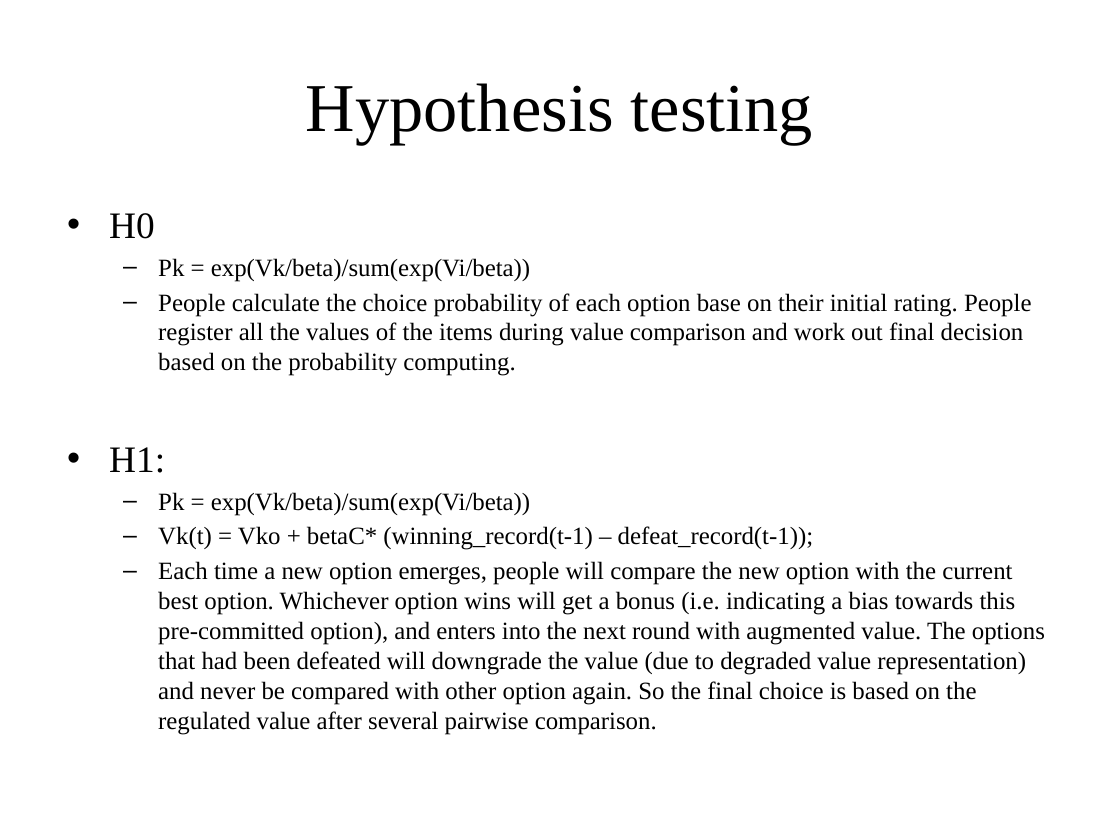
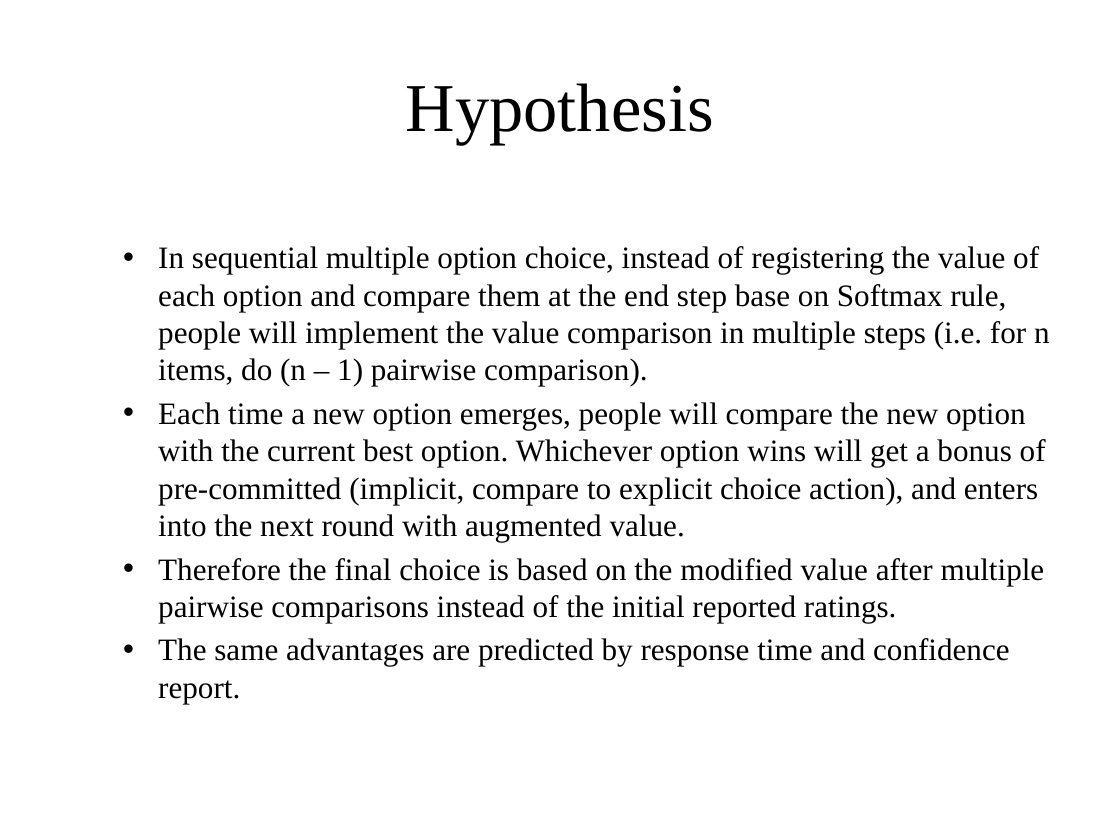
Before and after one commit to imemoof/-sdm, a slide deck: slide 4 of Lab_meeting1110.pptx (slide 5 before the commit). Drawn at 1120x840 pixels with LibreOffice and Linux fonts; fonts in the diff are those of the drawing. Boxes give left, top, right and bottom in pixels: in the first picture for what was removed or moved away, otherwise in the second. Text is boxed around its words. In the diff, an @@ line names an element or a change of style, - is before the commit and + after.

```diff
--- a/Lab_meeting1110.pptx
+++ b/Lab_meeting1110.pptx
@@ title at [406,83,714,144]: text changed @@
-Hypothesis testing
+Hypothesis
@@ text at [158,246,1050,704]: text changed; size 16 to 20 pt @@
-• H0
-  – Pk = exp(Vk/beta)/sum(exp(Vi/beta))
-  – People calculate the choice probability of each option base on their initial rating. People register all the values of the items during value comparison and work out final decision based on the probability computing.
-• H1:
-  – Pk = exp(Vk/beta)/sum(exp(Vi/beta))
-  – Vk(t) = Vko + betaC* (winning_record(t-1) – defeat_record(t-1));
-  – Each time a new option emerges, people will compare the new option with the current best option. Whichever option wins will get a bonus (i.e. indicating a bias towards this pre-committed option), and enters into the next round with augmented value. The options that had been defeated will downgrade the value (due to degraded value representation) and never be compared with other option again. So the final choice is based on the regulated value after several pairwise comparison.
+  • In sequential multiple option choice, instead of registering the value of each option and compare them at the end step base on Softmax rule, people will implement the value comparison in multiple steps (i.e. for n items, do (n – 1) pairwise comparison).
+  • Each time a new option emerges, people will compare the new option with the current best option. Whichever option wins will get a bonus of pre-committed (implicit, compare to explicit choice action), and enters into the next round with augmented value.
+  • Therefore the final choice is based on the modified value after multiple pairwise comparisons instead of the initial reported ratings.
+  • The same advantages are predicted by response time and confidence report.
```
Also in this commit, not shown: 3 other slides changed, 8 slides added, 2 slides removed, 36 other files.
